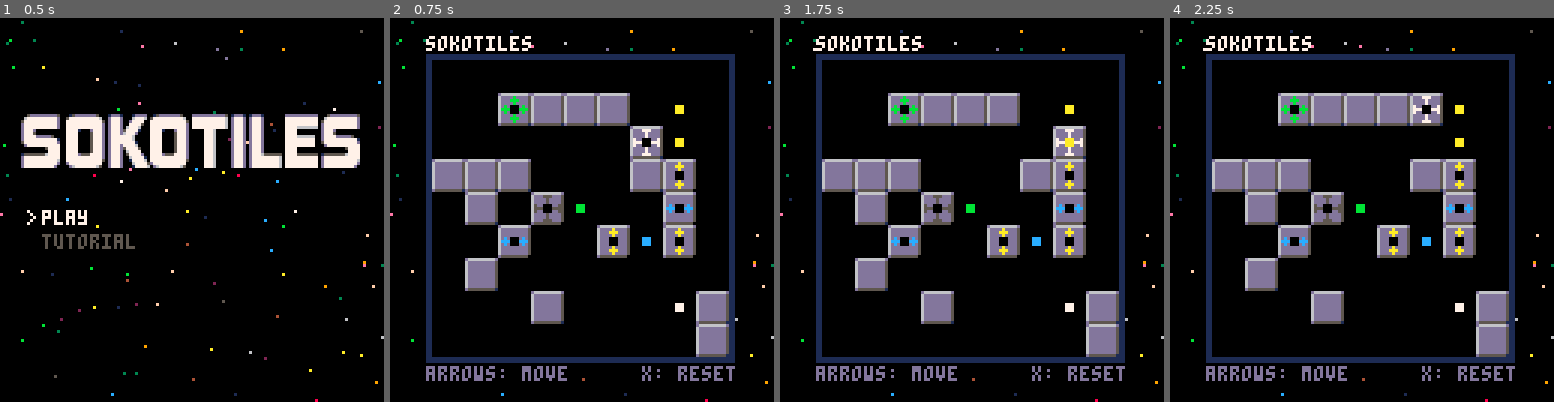
Above: before the commit, frames 1-4 (left to right).
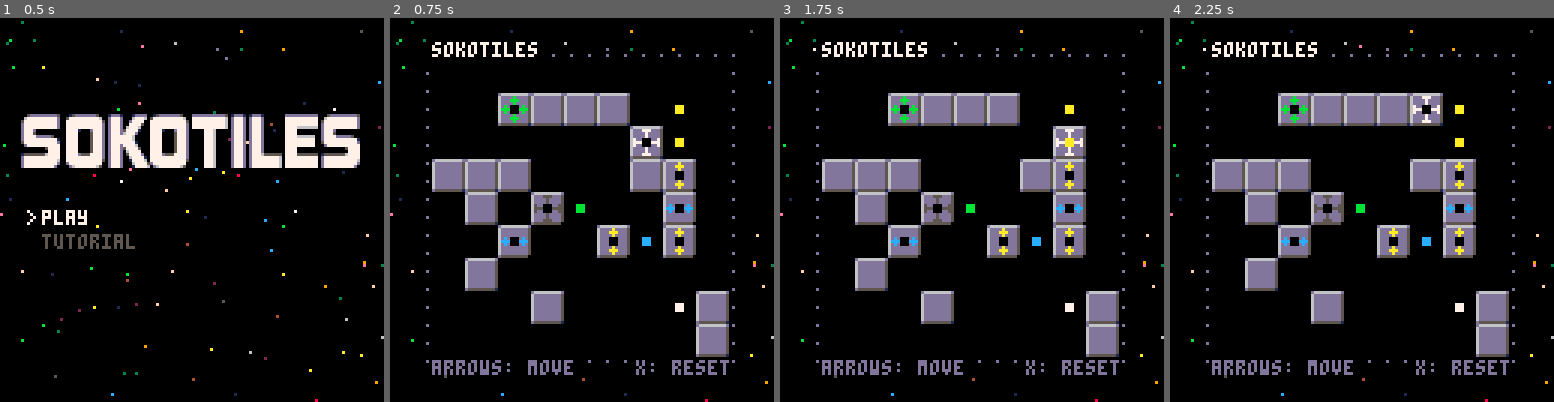
Above: after the commit, the same moments.

Repository: schoblaska/pico-8
Game: PICO-8 cartridge src/sokotiles.p8
The game is run twice, just before and just after one commit, with the same random seed, the same clock (stepped at 60 frames per second) and the same inputs.
Inputs:
- Up to frame 1 (0.5 s): tap X (X key) at 0.33 s
- Up to frame 2 (0.75 s): tap O (Z key) at 0.7 s
- Up to frame 3 (1.75 s): tap X (X key) at 1.07 s; hold Right from 1.6 s (still down); tap O (Z key) at 1.7 s
- Up to frame 4 (2.25 s): tap X (X key) at 1.85 s; release Right at 2.1 s; tap O (Z key) at 2.1 s; hold Up from 2.15 s (still down)

Frame 1 is identical in both runs. In frame 2, 6.8% of the frame differs, in the area x 9-91%, y 4-95%; in frame 3, 6.8%; in frame 4, 6.8%.

Commit message:
dotted border around play area

Diff:
--- a/src/sokotiles.p8
+++ b/src/sokotiles.p8
@@ -6,7 +6,6 @@
 -- by schoblaska
 
 function _init()
-  board_buffer = 3
   stars = {}
   sprites = {
     w = { 38, 12 },
@@ -247,7 +246,7 @@
     pal()
 
     -- fill in pixels that match any adjacent G, Y, or B pieces
-    local center = { x = x * 11 + board_buffer + 5, y = y * 11 + board_buffer + 5 }
+    local center = { x = x * 11 + 8, y = y * 11 + 8 }
     local lval = tile_value_at(x - 1, y)
     local rval = tile_value_at(x + 1, y)
     local uval = tile_value_at(x, y - 1)
@@ -320,7 +319,7 @@
 end
 
 function draw_square(sprite, x, y)
-  sspr(sprite[1], sprite[2], 11, 11, x * 11 + board_buffer, y * 11 + board_buffer)
+  sspr(sprite[1], sprite[2], 11, 11, x * 11 + 3, y * 11 + 3)
 end
 
 function draw_stars(count, twinkle)
@@ -353,13 +352,16 @@
     draw_stars(300, 5)
   else
     draw_stars(100, 1)
-    rectfill(board_buffer + 9, board_buffer + 9, board_buffer + 111, board_buffer + 111, 1)
-    rectfill(board_buffer + 11, board_buffer + 11, board_buffer + 109, board_buffer + 109, 0)
-    draw_text("arrows: move", 12, 116, 13, 0)
-    draw_text("x: reset", 84, 116, 13, 0)
-  end
-
-  draw_text("sokotiles", 12, 6, 7, 0)
+    rectfill(11, 11, 115, 115, 0)
+    draw_dotted_line(12, 18, 12, 114, 13)
+    draw_dotted_line(114, 12, 114, 114, 13)
+    draw_dotted_line(18, 12, 114, 12, 13)
+    draw_dotted_line(12, 114, 114, 114, 13)
+    draw_text("arrows: move", 14, 114, 13, 0)
+    draw_text("x: reset", 82, 114, 13, 0)
+  end
+
+  draw_text("sokotiles", 14, 8, 7, 0)
   draw_board()
   draw_tiles()
 end
@@ -380,6 +382,20 @@
   end
 
   print(text, x, y, fg)
+end
+
+function draw_dotted_line(x1, y1, x2, y2, color)
+  local dx = x2 - x1
+  local dy = y2 - y1
+  local steps = max(abs(dx), abs(dy))
+  local x_step = dx / steps
+  local y_step = dy / steps
+
+  for i = 0, steps do
+    if i % 6 == 0 then
+      pset(x1 + i * x_step, y1 + i * y_step, color)
+    end
+  end
 end
 
 __gfx__
